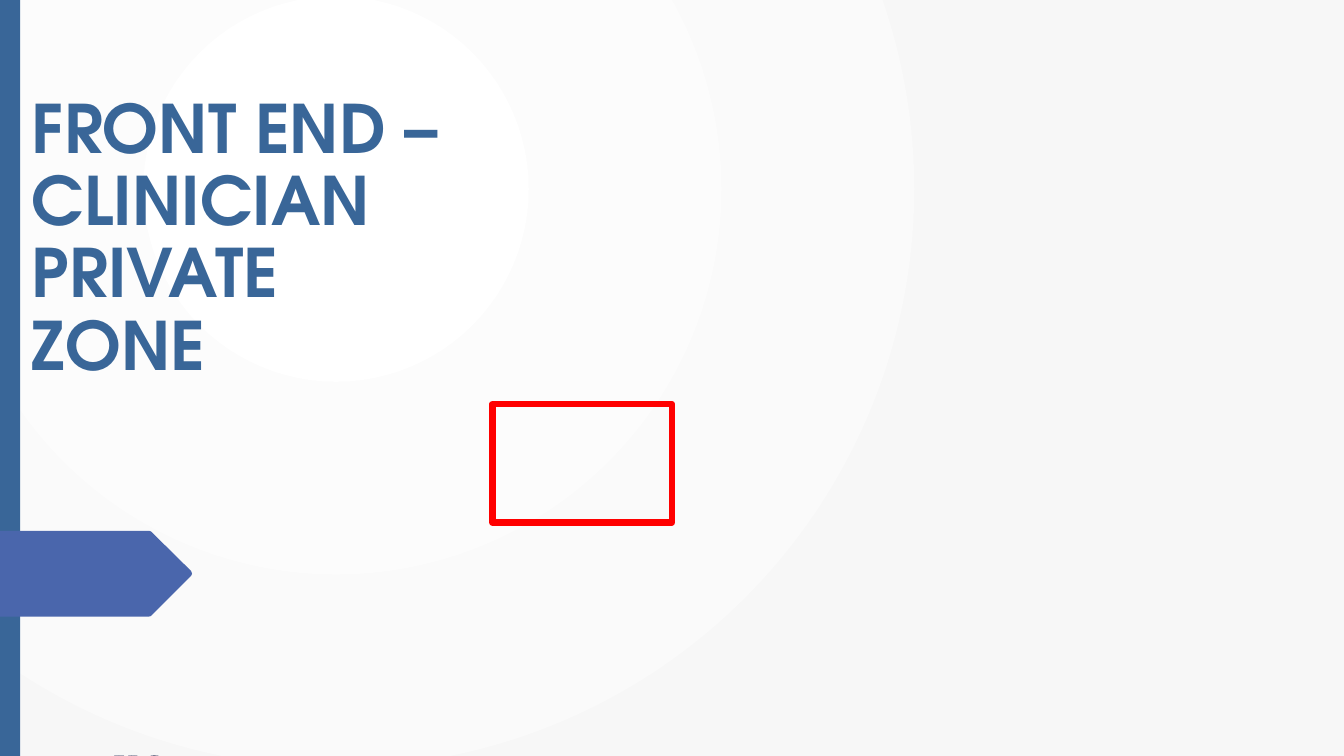
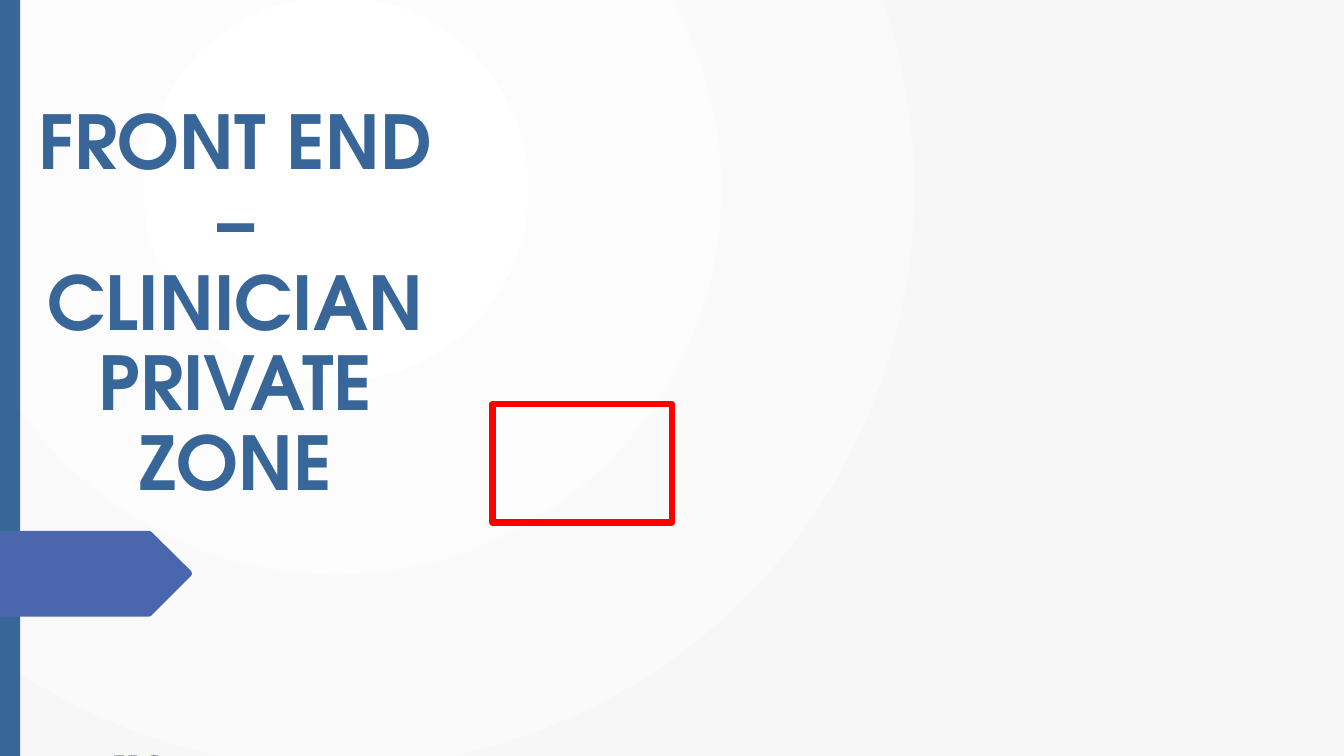
Before and after one commit to edo98811/IoT_project, a slide deck: slide 17 of Documenti/progetto_finale_last.pptx. Drawn at 1344x756 pixels with LibreOffice and Linux fonts; fonts in the diff are those of the drawing; background and template pictures are left out. Boxes give left, top, right and bottom in pixels: in the first picture for what was removed or moved away, otherwise in the second. Text is boxed around its words. In the diff, an @@ line names an element or a change of style, - is before the commit and + after.

```diff
--- a/Documenti/progetto_finale_last.pptx
+++ b/Documenti/progetto_finale_last.pptx
@@ title "FRONT END – CLINICIAN PRIVATE ...": place and size @@
-title "FRONT END – CLINICIAN PRIVATE ..." at (32, 102, 386, 371)
+title "FRONT END – CLINICIAN PRIVATE ..." at (39, 113, 432, 491)
@@ title "FRONT END – CLINICIAN PRIVATE ..." at (39, 113, 432, 491): size 47.7 to 53 pt; alignment left to centre @@
```
Also in this commit, not shown: 15 other slides changed, 7 slides added, 6 slides removed.
